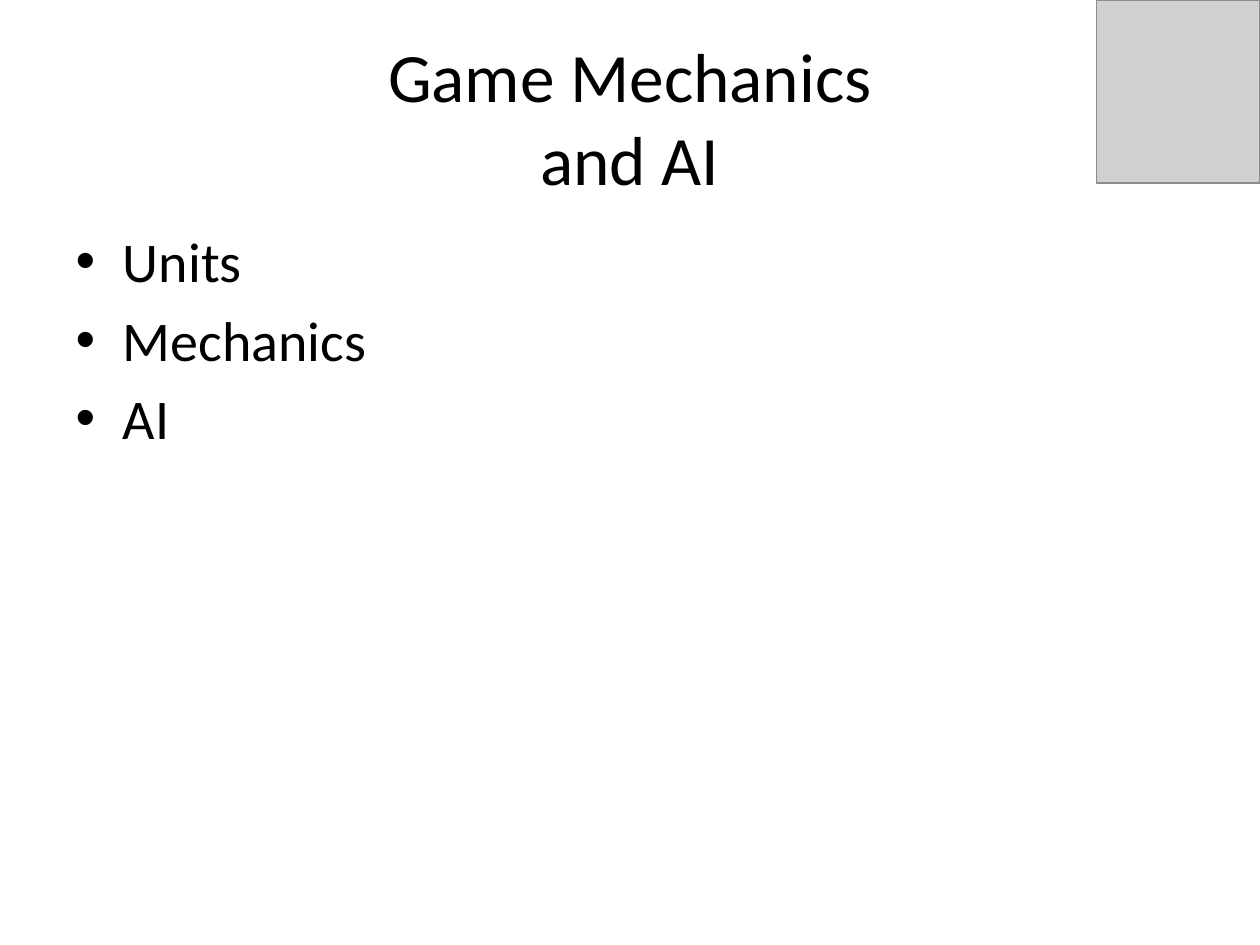
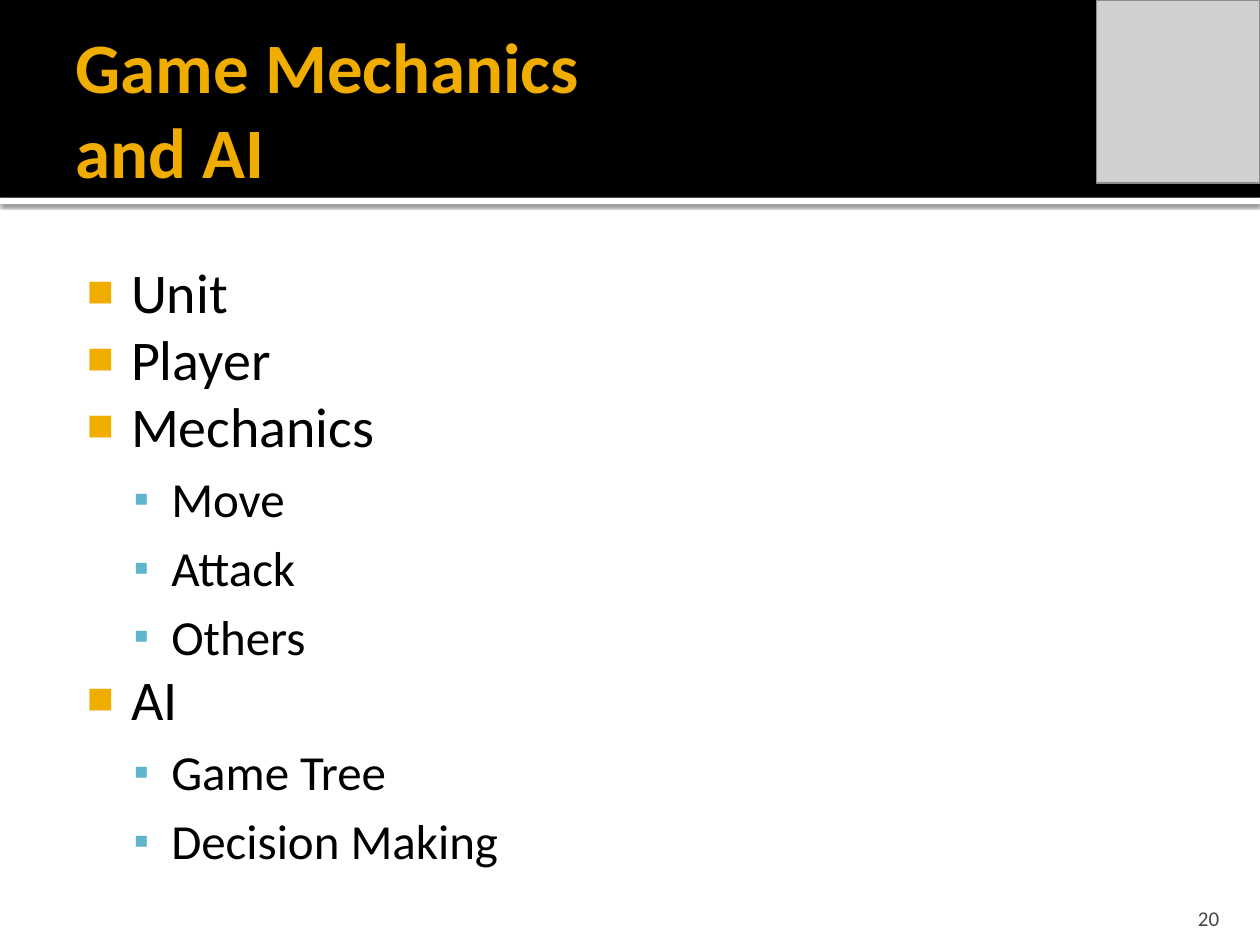
Before and after one commit to idxExtropy/duel-reality, a slide deck: slide 20 of Docs/DUEL REALITY .pptx (slide 14 before the commit). Drawn at 1260x945 pixels with LibreOffice and Linux fonts; fonts in the diff are those of the drawing; grey boxes stand for pictures. Boxes give left, top, right and bottom in pixels: in the first picture for what was removed or moved away, otherwise in the second. Text is boxed around its words. In the diff, an @@ line names an element or a change of style, - is before the commit and + after.

Commit message:
Cool Theme!!!! plus did overview / Game Mech

```diff
--- a/Docs/DUEL REALITY .pptx
+++ b/Docs/DUEL REALITY .pptx
@@ rectangle added at [0,0,1260,198], fill #000000 @@
@@ title "Game Mechanics and AI": place and size @@
-title "Game Mechanics and AI" at [388,54,871,186]
+title "Game Mechanics and AI" at [76,43,579,179]
@@ title "Game Mechanics and AI" at [76,43,579,179]: size 39.6 to 40.5 pt, text colour #000000 to #F0AD00, bold on; alignment centre to left @@
@@ rectangle added at [0,198,1260,204], fill #FFFFFF @@
@@ text "Unit": place and size @@
-text "Unit" at [123,243,366,439]
+text "Unit" at [131,274,498,868]
@@ text at [131,274,271,389]: text changed @@
-• Units
+■ Unit
+■ Player
@@ text at [131,408,374,720]: bullet • to ■; less space between paragraphs @@
@@ text at [171,485,305,656]: paragraphs added @@
+  ▪ Move
+  ▪ Attack
+  ▪ Others
@@ text at [171,758,498,868]: paragraphs added @@
+  ▪ Game Tree
+  ▪ Decision Making
@@ page number added at [1198,912,1219,926], 12 pt, text #454545 @@
+20
```
Also in this commit, not shown: 22 other slides changed, 15 slides added, 4 slides removed.
